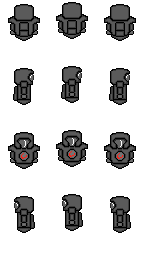
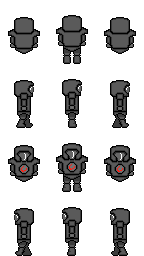
Revision of a layered 144 × 256 image; what changed, layer by layer:
painted on "emblem-red" over 21, 151, 123, 172
painted on "helmet-closed" over 13, 2, 131, 225
added layer "torso-2" above "torso" over 8, 27, 136, 244
hid "torso", painted on it over 8, 14, 136, 245
added layer "legs-front" above "legs-rear" over 15, 47, 129, 256
added layer "legs-rear" over 21, 111, 123, 256
